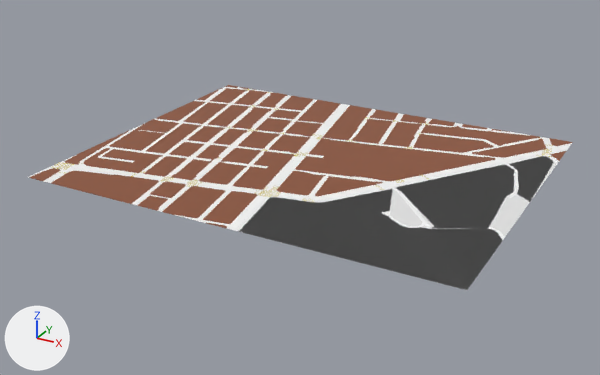
Two versions of the glTF model packages/client/public/maps/11-NW-19D.glb, one commit apart.
Camera for both pictures: a camera (50 mm lens) standing at (-834729.0, -820977.0, 535.0) and looking at (-835368.0, -819816.0, -46.0). The lights are fixed; the arrows at lower left show +X, +Y and +Z. The first picture is the older version. Where no turn or scale is listed for an object, it has been applied to the vertices.
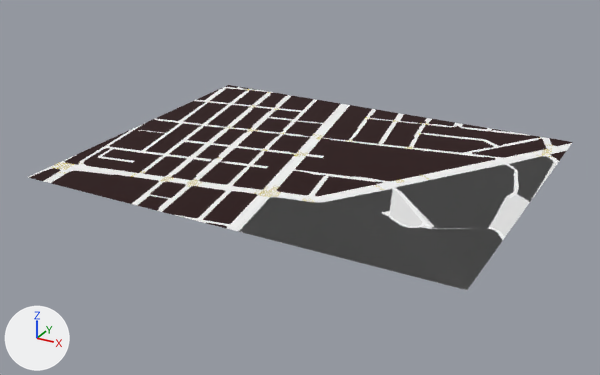
The newer file is also turned or shifted as a whole; pictures and numbers use the older file's frame.

Changed parts and their boxes [x1, y1, x2, y2] in the pictures (600 x 375 px):
'Plane.135', surface changed (brown to black)
    both: [28, 85, 573, 229]

Patch to the scene script:
```diff
--- a/packages/client/public/maps/11-NW-19D.glb.py
+++ b/packages/client/public/maps/11-NW-19D.glb.py
@@ img_0001 @@
+img_0001 = load_image('0001', '_unpacked/0001', 1080, 1080, 'sRGB')
@@ mat_行人路材質 @@
 n0 = _N.new('ShaderNodeBsdfPrincipled'); n0.name = 'Principled BSDF'
+n0.inputs[2].default_value = 1.0  # 'Roughness'
 n1 = _N.new('ShaderNodeOutputMaterial'); n1.name = 'Material Output'
 n2 = _N.new('ShaderNodeTexImage'); n2.name = 'Image Texture'
-n2.image = img_walk
+n2.image = img_0001
+n3 = _N.new('ShaderNodeMapping'); n3.name = 'Mapping'
+n3.inputs[2].default_value = (0.0, 0.0, -0.262)  # 'Rotation'
+n3.inputs[3].default_value = (600.0, 750.0, 1.0)  # 'Scale'
+n4 = _N.new('ShaderNodeUVMap'); n4.name = 'UV Map'
+n4.uv_map = 'UVMap'
 _L.new(n0.outputs[0], n1.inputs[0])  # 'BSDF' to 'Surface'
 _L.new(n2.outputs[0], n0.inputs[0])  # 'Color' to 'Base Color'
+_L.new(n3.outputs[0], n2.inputs[0])  # 'Vector' to 'Vector'
+_L.new(n4.outputs[0], n3.inputs[0])  # 'UV' to 'Vector'
```
